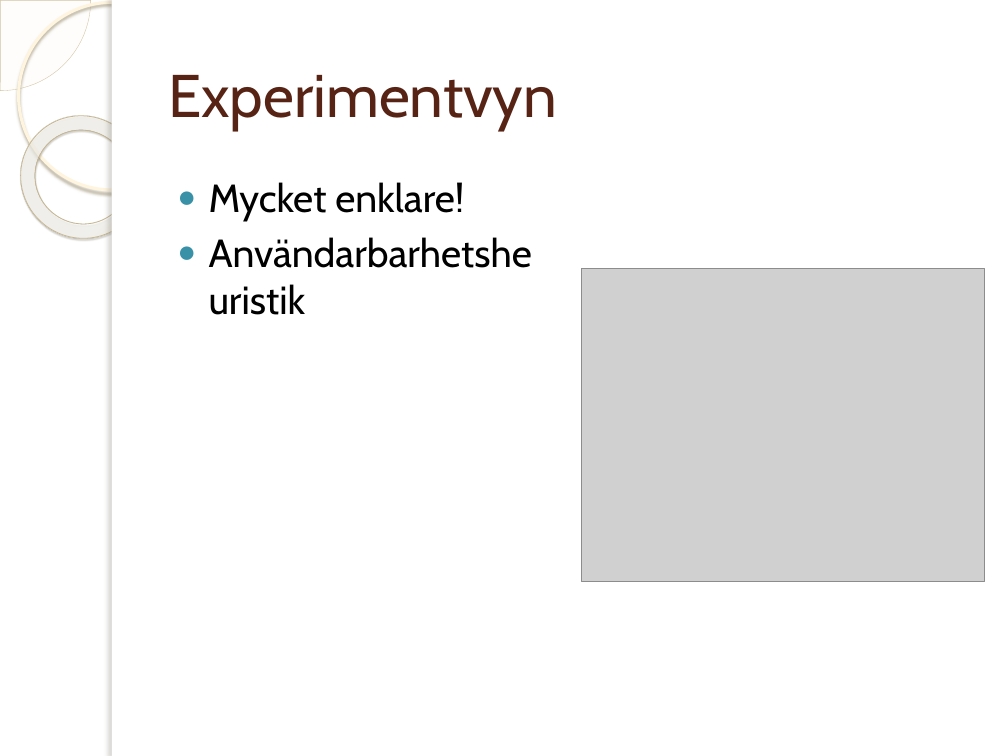
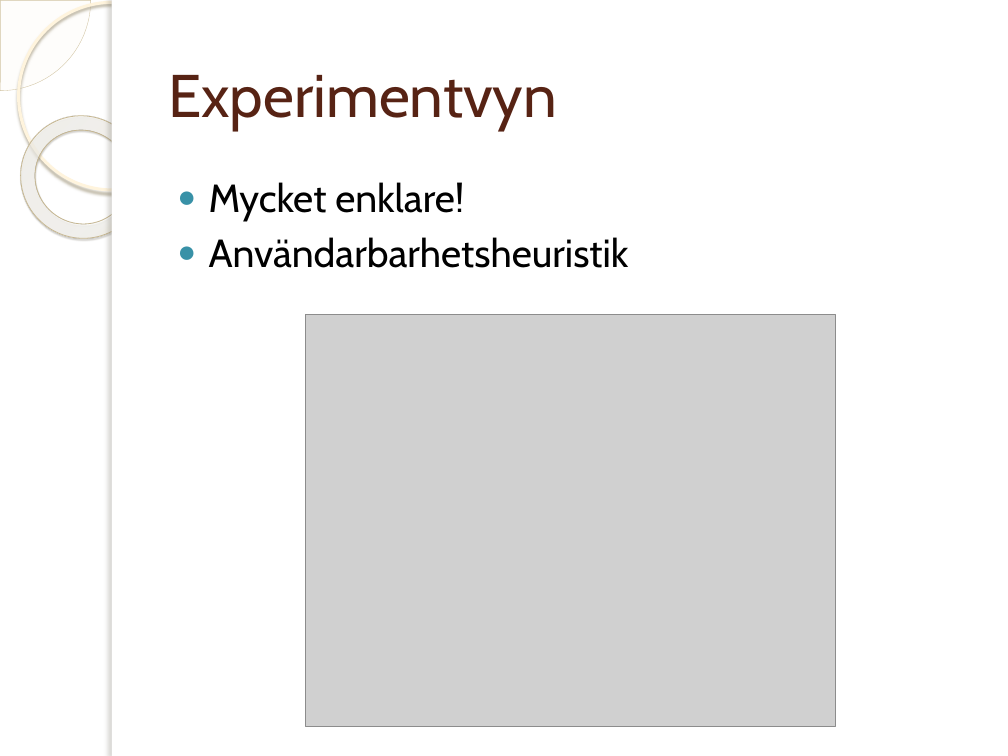
Before and after one commit to jakelamotta/master_thesis, a slide deck: slide 9 of presentations/presentation_swe.pptx. Drawn at 1008x756 pixels with LibreOffice and Linux fonts; fonts in the diff are those of the drawing; grey boxes stand for pictures; background and template pictures are left out. Boxes give left, top, right and bottom in pixels: in the first picture for what was removed or moved away, otherwise in the second. Text is boxed around its words. In the diff, an @@ line names an element or a change of style, - is before the commit and + after.

```diff
--- a/presentations/presentation_swe.pptx
+++ b/presentations/presentation_swe.pptx
@@ text "Mycket enklare!" rewrapped from box(209, 182, 464, 221) to box(209, 182, 629, 268) @@
@@ picture: place and size @@
-picture at box(582, 268, 985, 582)
+picture at box(305, 314, 836, 726)
```
Also in this commit, not shown: 3 other slides changed, 1 slide added.
